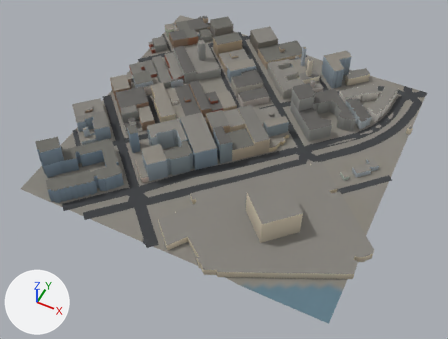
What one commit did to the glTF model public/tiles/sf/t0_3.glb.
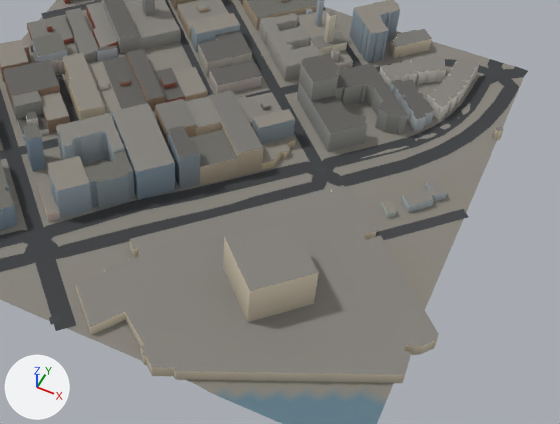
The first picture shows the older version from a 50 mm camera at (552.0, -2408.0, 734.0) aimed at (251.0, -1806.0, -18.0). The close-ups show the older and then the newer version on the part from 25% to 100% of the width and 15% to 89% of the height of that picture. Only the edits that show in the close-ups are written down. Arrows for +X, +Y and +Z are at lower left; the lights stay in place. Where no turn or scale is listed for an object, it has been applied to the vertices. Vertices at exactly the same position are counted once.

Objects in the first close-up: 'buildings', 'ground', 'roads'.
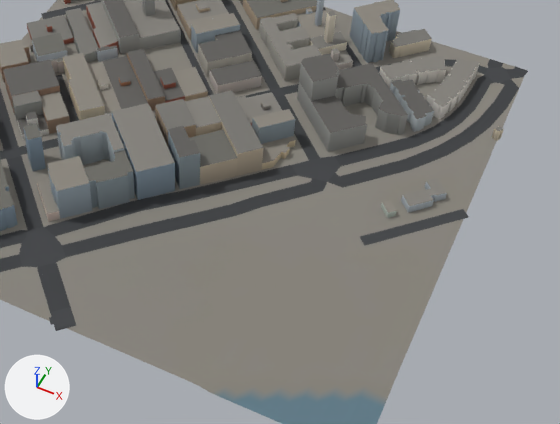
Pixel boxes [x1, y1, x2, y2] of what changed, in the close-ups (560 x 424 px):
'buildings', reshaped: before [0, 0, 504, 383]; after [0, 0, 504, 231]
part 1 of me_roads, cut back: before [17, 65, 519, 270]; after [17, 65, 519, 269]
part 2 of me_buildings, deleted: before [76, 185, 439, 383]
part 3 of me_buildings, deleted: before [223, 220, 319, 322]

Edits to the bpy script that builds the scene:
```text
Change me_roads:
    used by ob_roads; location = (250.0, -1750.0, 0.0)
    remove me_roads.from_pydata(...)  # 1041 vertices, 990 faces; spans x -255.0..254.0, y -256.0..254.0, z 3.0..14.0
    add me_roads.from_pydata(...)  # 3960 vertices, 6030 faces; spans x -255.0..254.0, y -256.0..254.0, z 3.0..14.0
    me_roads part 1: 59 vertices moved from x -246.0..242.0, y -250.0..248.0, z 3.0..12.0 to x -249.0..242.0, y -251.0..250.0, z 3.0..12.0; 678 vertices removed from x -254.0..251.0, y -253.0..250.0, z 3.0..13.0; 3597 vertices added at x -254.0..253.0, y -255.0..253.0, z 3.0..13.0
Change me_buildings:
    used by ob_buildings; location = (250.0, -1750.0, 0.0)
    remove me_buildings.from_pydata(...)  # 2071 vertices, 2931 faces; spans x -278.0..269.0, y -258.0..264.0, z 3.0..63.0
    add me_buildings.from_pydata(...)  # 2095 vertices, 2958 faces; spans x -278.0..253.0, y -249.0..264.0, z 3.0..63.0
    me_buildings part 2: the loose piece of 106 vertices spanning x -27.0..269.0, y -258.0..-1.0, z 3.0..16.0 is deleted
    me_buildings part 3: the loose piece of 8 vertices spanning x 80.0..165.0, y -184.0..-99.0, z 16.0..59.0 is deleted
    other edits to the shape of me_buildings do not show in these pictures
```
